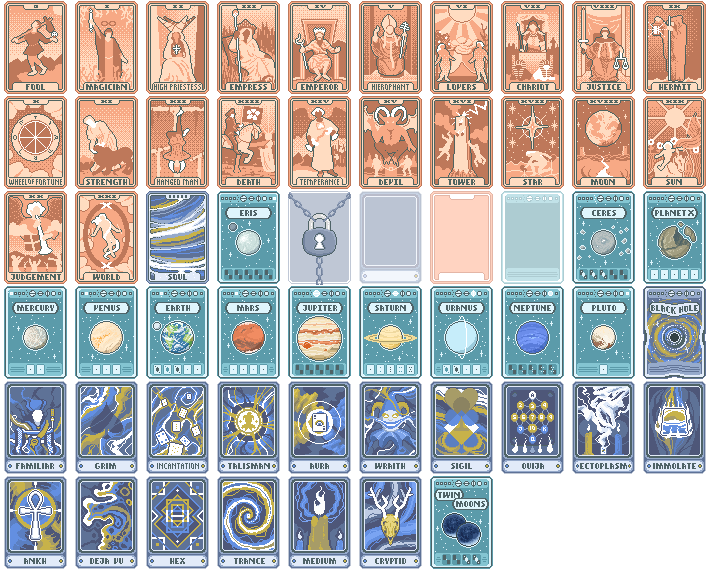
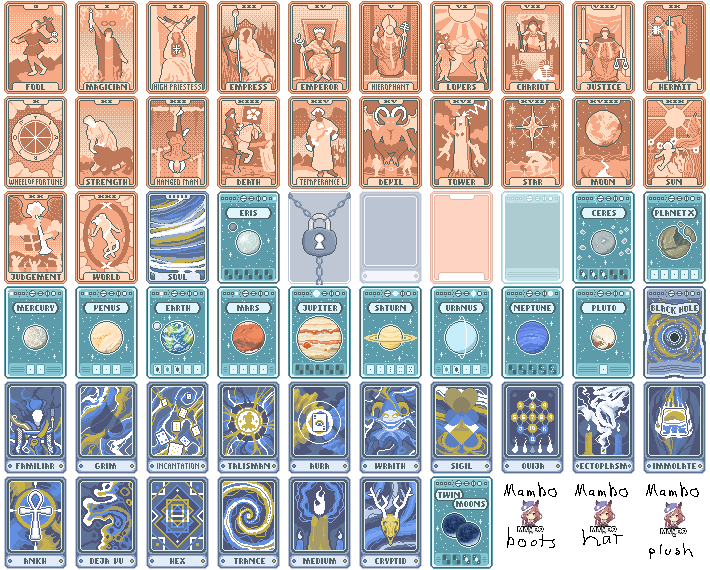
Before/after of a 710x570 layered artwork. What changed in the layer stack:
painted on "uma_consumables.png" over left=504, top=482, right=699, bottom=559
